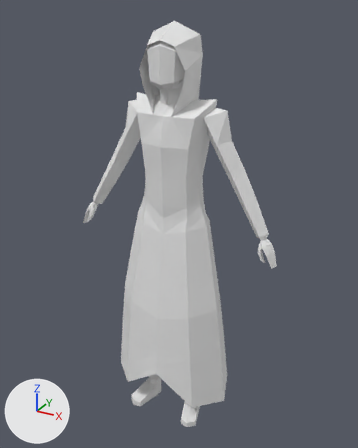
What one commit did to the Blender file salemstalker/Assets/3D/charatermodel/cultist.blend.
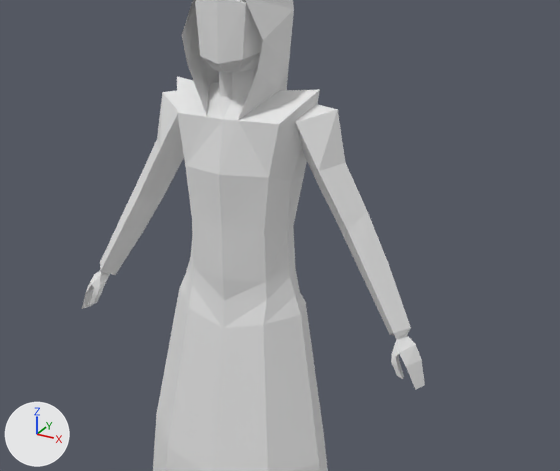
There are two pictures of each version: one whole from a 50 mm lens placed at (1.047, -1.855, 1.974), pointed at (0.008, 0.036, 1.029), one close up on the part from 10% to 99% of the width and 11% to 70% of the height. The lights are fixed; the arrows at lower left show +X, +Y and +Z.

The older version as bpy lines, for what is in view:
```python
me_cube = bpy.data.meshes.new('Cube')
me_cube.from_pydata(...)  # 128 vertices, 114 faces; spans x -0.057..0.061, y -0.219..0.175, z -0.057..0.062
me_cube_004 = bpy.data.meshes.new('Cube.004')
me_cube_004.from_pydata(...)  # 137 vertices, 138 faces; spans x -0.079..0.079, y -0.082..0.111, z -0.185..0.124
me_cube_004.materials.append(mat_face)  # its picture is missing
me_cube_005 = bpy.data.meshes.new('Cube.005')
me_cube_005.from_pydata(...)  # 128 vertices, 114 faces; spans x -0.057..0.061, y -0.219..0.175, z -0.057..0.062
ob_arua_r = bpy.data.objects.new('arua_r', me_cube)
ob_arua_r.location = (-0.408, -0.007, 1.147)
ob_arua_r.rotation_euler = (1.179, 0.523, -0.308)  # degrees (68, 30, -18)
ob_arua_r.scale = (1.06, 1.06, 1.06)
ob_arua_r.hide_set(True)
ob_arur_l = bpy.data.objects.new('arur_l', me_cube_005)
ob_arur_l.location = (0.41, -0.004, 1.128)
ob_arur_l.rotation_euler = (1.249, -0.368, 0.379)  # degrees (72, -21, 22)
ob_arur_l.scale = (1.06, 1.06, 1.06)
ob_arur_l.hide_set(True)
ob_cube_003 = bpy.data.objects.new('Cube.003', me_cube_004)
ob_cube_003.location = (-0.001, -0.02, 1.741)
# also in view: 'Cube' at (-0.001, -0.003, 0.962); 'Plane' at (0.0, -0.061, 1.765); 'Cube.002' at (0.002, 0.003, 1.278)
```
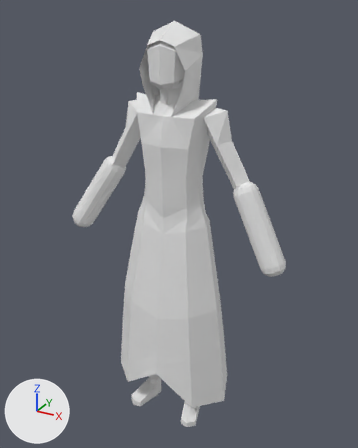
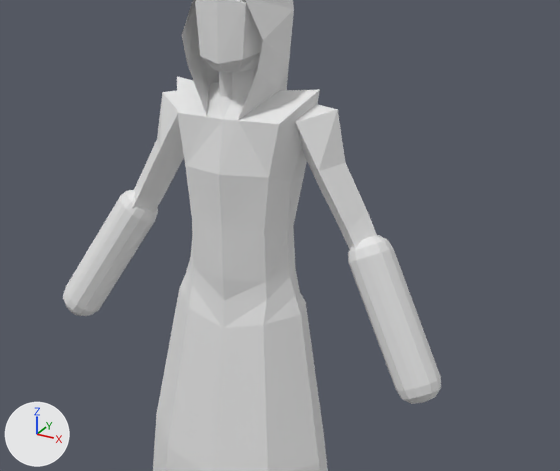
Where the change shows, as pixel boxes [x1, y1, x2, y2] in the close-ups (560 x 471 px):
'arur_l', shown: after [348, 235, 441, 404]
'arua_r', shown: after [63, 190, 158, 316]

The change, as a list of edits to the scene's bpy script:
```text
Change ob_arua_r:
    remove ob_arua_r.hide_set(True)
Change ob_arur_l:
    remove ob_arur_l.hide_set(True)
```
